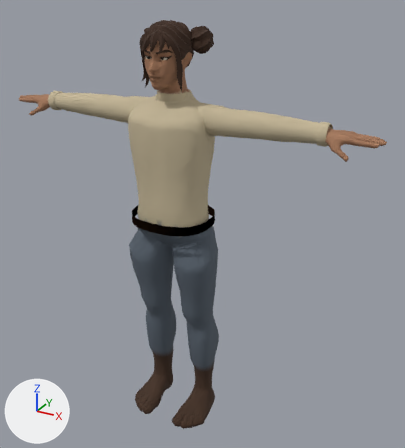
Two versions of the glTF model assets/crew/sailor-female.glb, one commit apart.
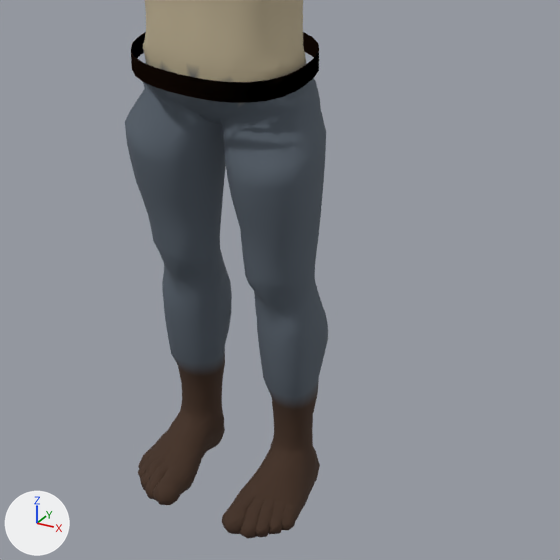
The first picture shows the older version from a camera (50 mm lens) standing at (1.178, -1.857, 1.924) and looking at (0.099, 0.104, 0.944). The close-ups show the older and then the newer version on the part from 18% to 79% of the width and 43% to 98% of the height of that picture. Only the edits that show in the close-ups are written down. The axes (+X, +Y, +Z) are drawn at lower left. The lights are the same throughout. Vertices at exactly the same position are counted once.

The first close-up shows 'Leather belt', 'Superhero_Female'.
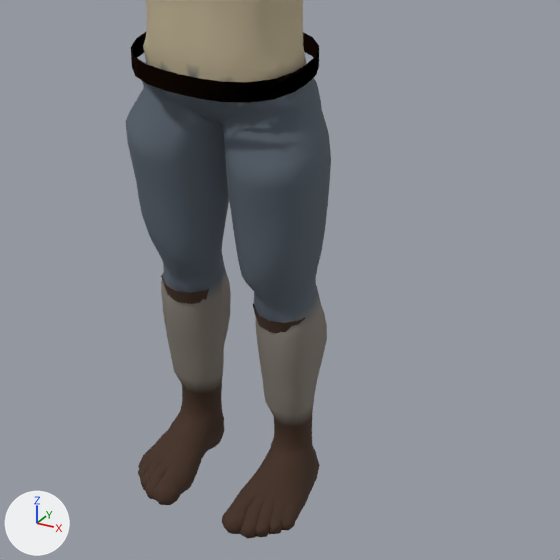
What the commit changed:
me_superhero_female has 6408 vertices, 12812 faces and spans x -0.83..0.83, y -0.14..0.16, z -0.02..1.77.
me_superhero_female is used by ob_superhero_female; location (0.0, 0.0, 0.0).
me_superhero_female part 1: 204 of 6408 vertices moved; they spanned x -0.2..0.2, y -0.05..0.13, z 0.54..0.85 and now span x -0.21..0.21, y -0.05..0.13, z 0.54..0.85; mean shift (0.0, 0.0, 0.0); largest move (0.04, 0.09, 0.74) -> (0.03, 0.1, 0.74).
me_superhero_female part 2: 24 of 6408 vertices moved; they spanned x -0.16..0.16, y 0.04..0.14, z 0.21 and now span x -0.16..0.16, y 0.02..0.13, z 0.21; mean shift (0.0, -0.01, 0.0); largest move (-0.1, 0.04, 0.21) -> (-0.1, 0.02, 0.21).
me_superhero_female part 3: 432 faces centred in x -0.18..0.18, y 0.0..0.16, z 0.27..0.47 are repainted in the vertex colours; the middle colour goes from greyish blue #57616c to grey #817a71.
me_superhero_female part 4: 144 faces centred in x -0.17..0.17, y 0.03..0.14, z 0.17..0.24 are repainted in the vertex colours; the middle colour goes from brown #422c1d to grey #817a71.
Mesh me_knee_garter_r is new.
It has 24 vertices, 24 faces and spans x -0.1751..-0.0477, y -0.0119..0.1155, z 0.4233..0.4558.
It uses material mat_sailor_vertex_colours.
Mesh me_knee_garter_l is new.
It has 24 vertices, 24 faces and spans x 0.0477..0.1751, y -0.0119..0.1155, z 0.4233..0.4558.
It uses material mat_sailor_vertex_colours.
Object 'Knee garter r' (ob_knee_garter_r) is new; it shows me_knee_garter_r.
Its location is (0.0, 0.0, 0.0).
Object 'Knee garter l' (ob_knee_garter_l) is new; it shows me_knee_garter_l.
Its location is (0.0, 0.0, 0.0).

What differs and where, as boxes (x1, y1, x2, y2) in the close-ups (560 x 560 px; the box of a moved part takes in the faces that stretch with it):
'Superhero_Female', reshaped, recoloured
    before: (125, 0, 328, 539)
    after: (126, 0, 331, 539)
'Knee garter r', added (brown)
    after: (161, 274, 209, 304)
'Knee garter l', added (brown)
    after: (253, 303, 306, 333)
part 1 of me_superhero_female, moved or reshaped
    before: (136, 111, 326, 291)
    after: (136, 111, 331, 291)
part 2 of me_superhero_female, moved or reshaped
    before: (172, 355, 319, 427)
    after: (171, 355, 311, 427)
part 3 of me_superhero_female, recoloured
    both: (162, 267, 327, 397)
part 4 of me_superhero_female, recoloured
    both: (173, 351, 317, 426)
